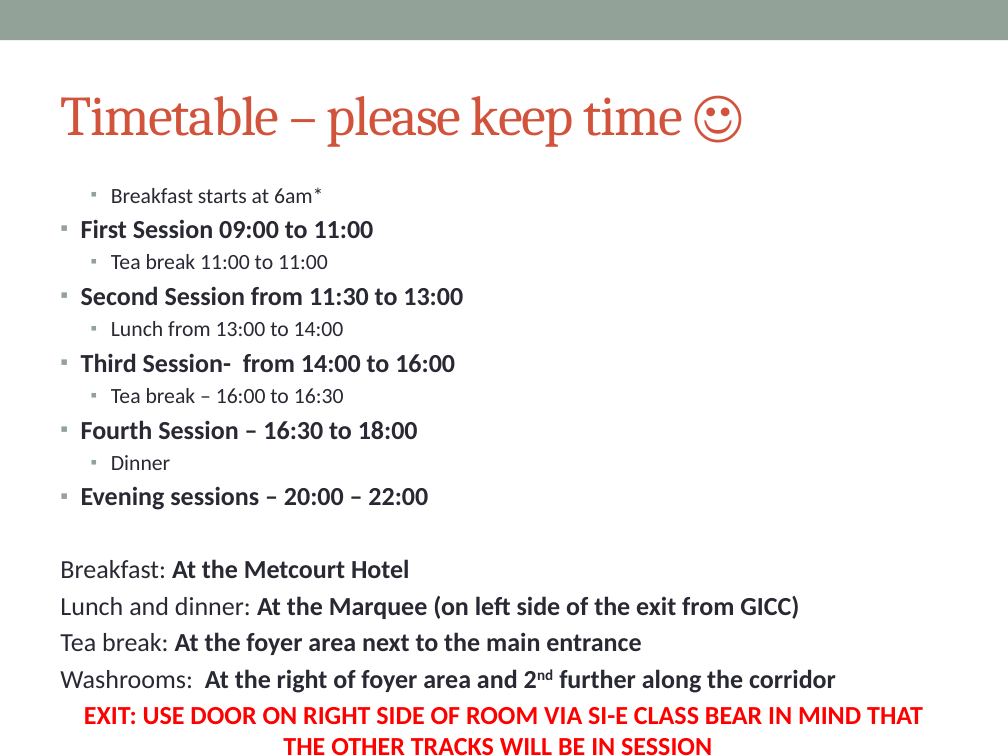
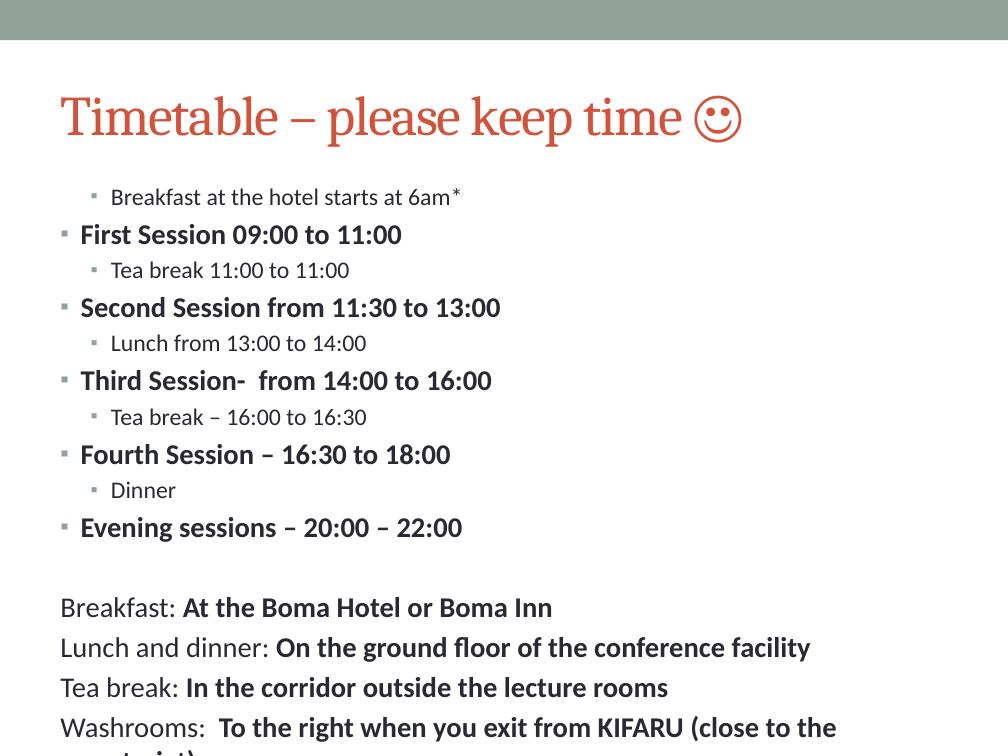
Before and after one commit to afnog/afnog.github.io, a slide deck: slide 6 of sse/intro/IntroPresentation.pptx. Drawn at 1008x756 pixels with LibreOffice and Linux fonts; fonts in the diff are those of the drawing. Boxes give left, top, right and bottom in pixels: in the first picture for what was removed or moved away, otherwise in the second. Text is boxed around its words. In the diff, an @@ line names an element or a change of style, - is before the commit and + after.

```diff
--- a/sse/intro/IntroPresentation.pptx
+++ b/sse/intro/IntroPresentation.pptx
@@ text at <box>111,188,462,205</box>: text changed; size 15.5 to 17 pt @@
-  ▪ Breakfast starts at 6am*
+  ▪ Breakfast at the hotel starts at 6am*
@@ text at <box>81,224,501,542</box>: size 18.6 to 20.4 pt in "First Session 09:00 to 11:00", "Second Session from 11:30 to 13:00", "Third Session- from 14:00 to 16:00", "Fourth Session – 16:30 to 18:00" and 1 more places; size 15.5 to 17 pt in "Tea break 11:00 to 11:00", "Lunch from 13:00 to 14:00", "Tea break – 16:00 to 16:30", "Dinner" @@
@@ text at <box>60,597,837,742</box>: text changed; size 18.6 to 20.4 pt @@
-Breakfast: At the Metcourt Hotel
-Lunch and dinner: At the Marquee (on left side of the exit from GICC)
-Tea break: At the foyer area next to the main entrance
-Washrooms: At the right of foyer area and 2nd further along the corridor
-EXIT: USE DOOR ON RIGHT SIDE OF ROOM VIA SI-E CLASS BEAR IN MIND THAT THE OTHER TRACKS WILL BE IN SESSION
+Breakfast: At the Boma Hotel or Boma Inn
+Lunch and dinner: On the ground floor of the conference facility
+Tea break: In the corridor outside the lecture rooms
+Washrooms: To the right when you exit from KIFARU (close to the secretariat)
```
Also in this commit, not shown: 12 other slides changed, 4 other files.
